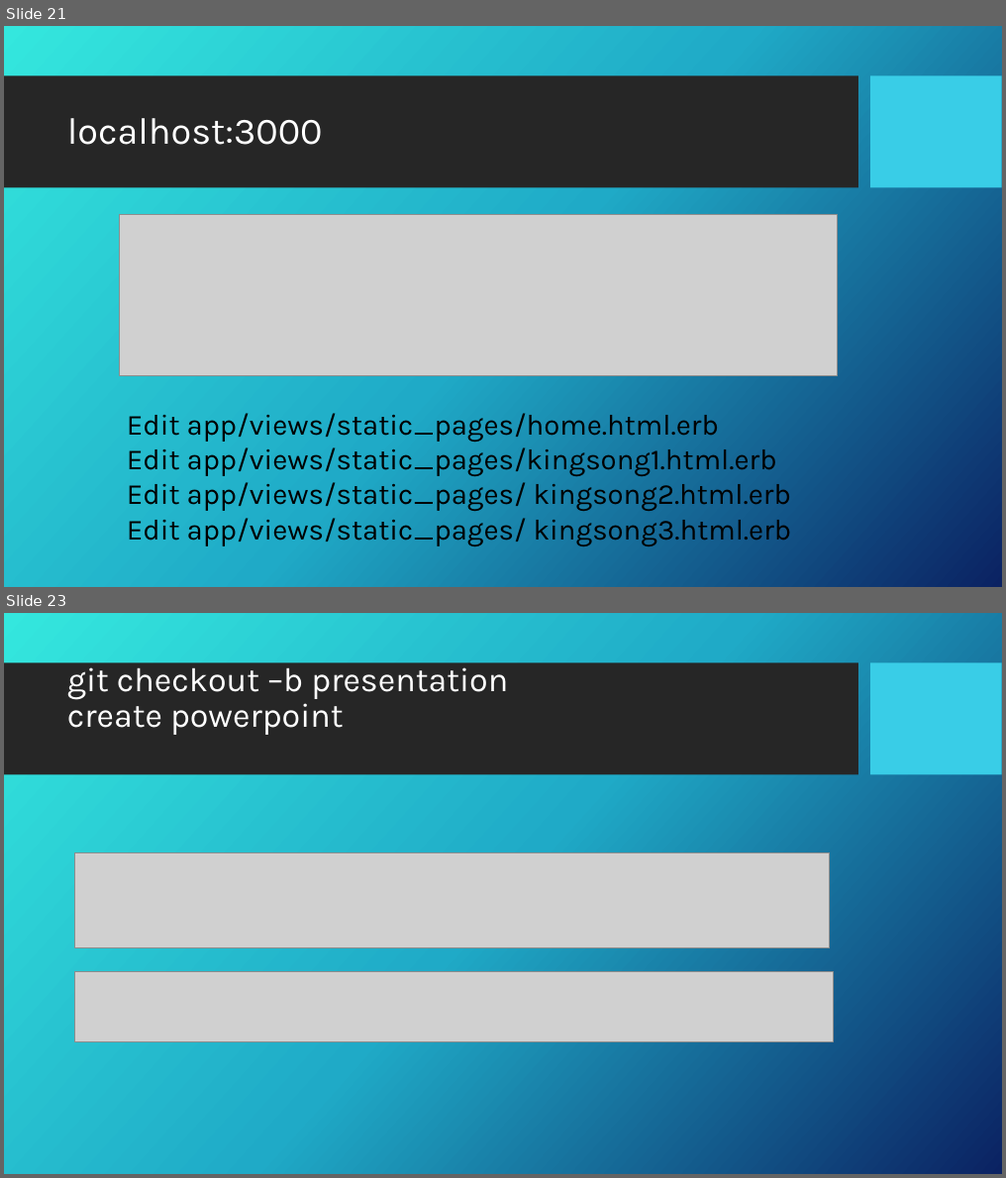
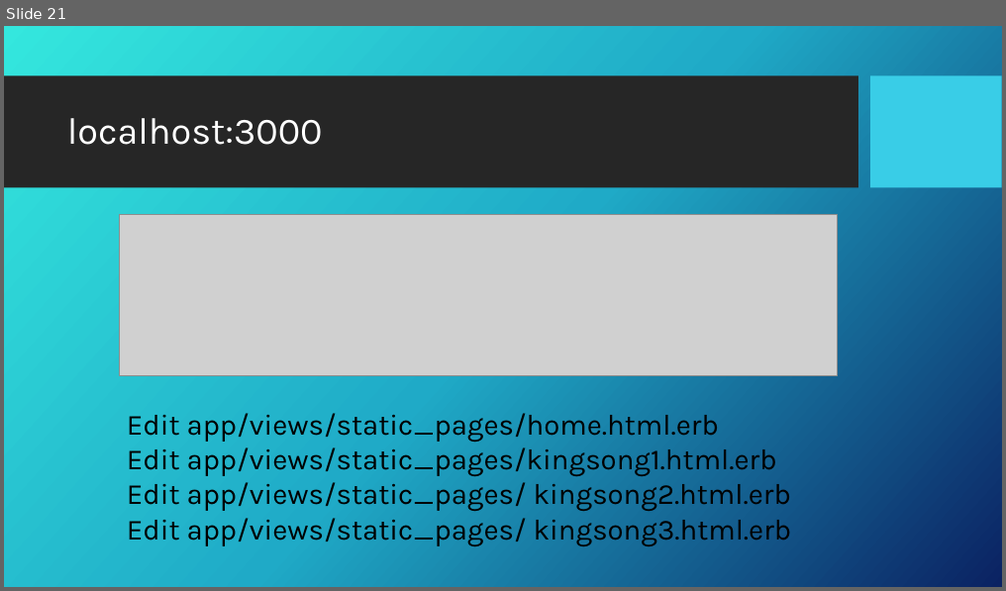
Before and after one commit to CharineePalm/interview_rails, a slide deck: presentation.pptx. Shown one above the other, each under a label of ours: slides 21 and 23 before the commit, slide 21 after it; the slides between them are not shown. The pictures are 1006x1178 and 1006x591 pixels, drawn with LibreOffice and Linux fonts; fonts in the diff are those of the drawing; grey boxes stand for pictures; background and template pictures are left out. Boxes give left, top, right and bottom in pixels: in the first picture for what was removed or moved away, otherwise in the second. Text is boxed around its words. In the diff, an @@ line names an element or a change of style, - is before the commit and + after.

```diff
--- a/presentation.pptx
+++ b/presentation.pptx
@@ slide 23 removed at [4,613,1002,1174], background picture (left out); not listed: 2 template elements that a slide beside it also shows @@
@@ title removed at [67,661,508,735] @@
-git checkout –b presentation
-create powerpoint
@@ picture removed at [75,854,830,949] @@
@@ picture removed at [75,972,833,1043] @@
```
Also in this commit, not shown: 1 other slide removed.
